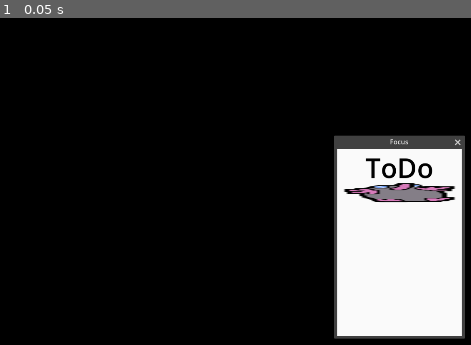
Above: before the commit, frame 1.
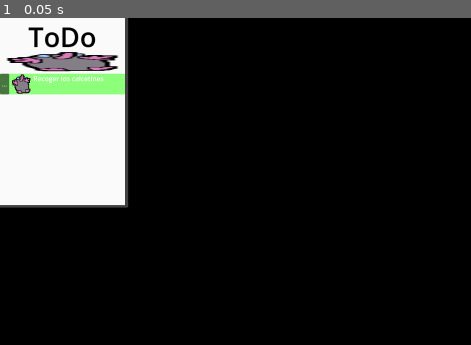
Above: after the commit, the same moment.

Repository: DaniMaccari/Desktop-pet---test
Game: Godot game, scene res://scenes/todo_window.tscn
The game is run twice, just before and just after one commit, with the same random seed, the same clock (stepped at 60 frames per second) and the same inputs. This scene is started directly instead of the project's main scene.
Inputs:
- Up to frame 1 (0.05 s): no input

The runs differ from the first frame. In frame 1, 32% of the frame differs, in the area x 0-99%, y 0-99%.

Commit message:
Create to-do task node

Diff:
--- a/desktop-plant/scenes/todo_window.tscn
+++ b/desktop-plant/scenes/todo_window.tscn
@@ -5,7 +5,6 @@
 [node name="ToDoWindow" type="Window"]
 auto_translate_mode = 1
 title = "Focus"
-initial_position = 2
 size = Vector2i(300, 450)
 always_on_top = true
 
@@ -52,3 +51,28 @@
 [node name="TextureRect" type="TextureRect" parent="ScrollContainer/VBoxContainer"]
 layout_mode = 2
 texture = ExtResource("1_qp8ag")
+
+[node name="Task" type="ColorRect" parent="ScrollContainer/VBoxContainer"]
+custom_minimum_size = Vector2(0, 50)
+layout_mode = 2
+color = Color(0.552941, 1, 0.482353, 1)
+
+[node name="HBoxContainer" type="HBoxContainer" parent="ScrollContainer/VBoxContainer/Task"]
+layout_mode = 0
+offset_right = 40.0
+offset_bottom = 40.0
+
+[node name="OrganizeButton" type="Button" parent="ScrollContainer/VBoxContainer/Task/HBoxContainer"]
+custom_minimum_size = Vector2(20, 0)
+layout_mode = 2
+text = "..."
+
+[node name="IconTexture" type="TextureRect" parent="ScrollContainer/VBoxContainer/Task/HBoxContainer"]
+layout_mode = 2
+texture = ExtResource("1_qp8ag")
+
+[node name="TaskLabel" type="RichTextLabel" parent="ScrollContainer/VBoxContainer/Task/HBoxContainer"]
+custom_minimum_size = Vector2(200, 0)
+layout_mode = 2
+text = "Recoger los calcetines"
+scroll_active = false
